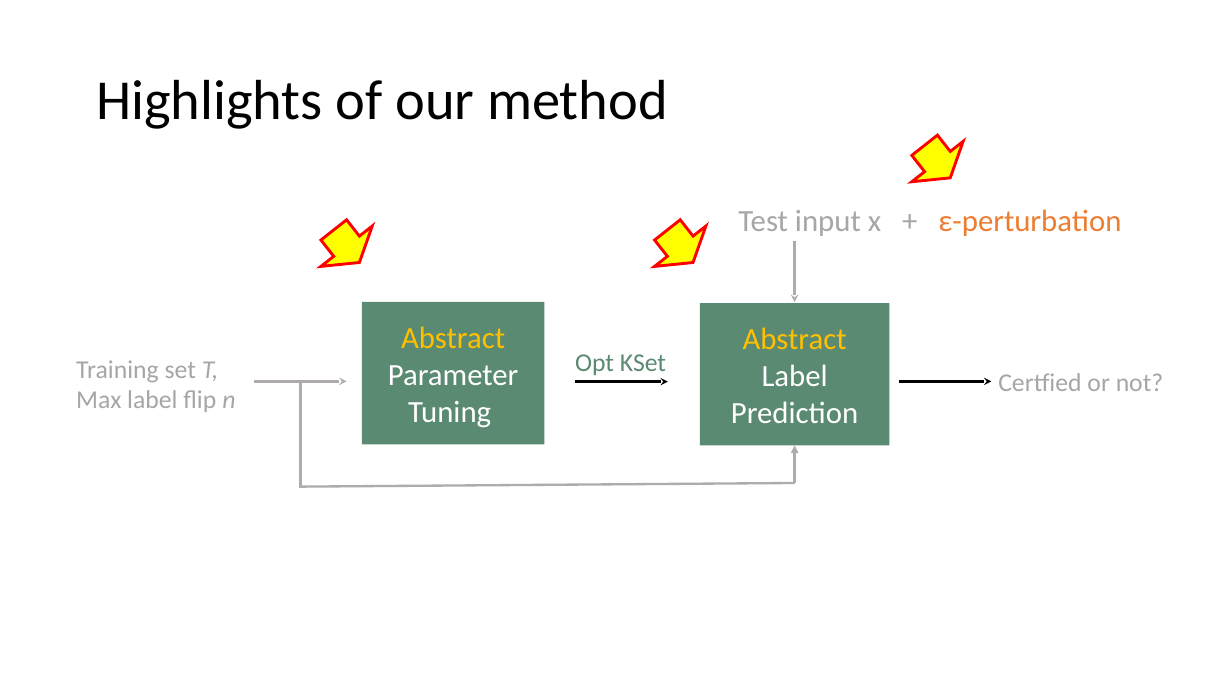
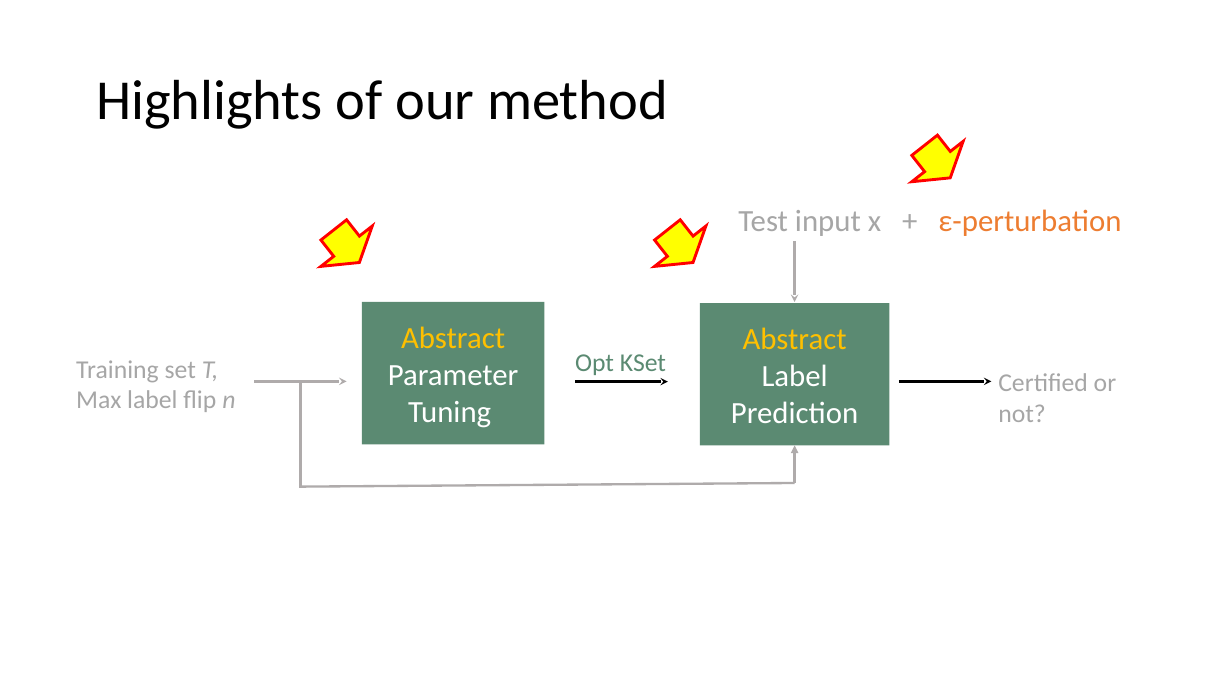
Before and after one commit to chaowang-vt/chaowang-vt.github.io, a slide deck: slide 27 of pubDOC/2023_07_CAV_KNNfair.pptx. Drawn at 1232x693 pixels with LibreOffice and Linux fonts; fonts in the diff are those of the drawing. Boxes give left, top, right and bottom in pixels: in the first picture for what was removed or moved away, otherwise in the second. Text is boxed around its words. In the diff, an @@ line names an element or a change of style, - is before the commit and + after.

```diff
--- a/pubDOC/2023_07_CAV_KNNfair.pptx
+++ b/pubDOC/2023_07_CAV_KNNfair.pptx
@@ text at (998, 373, 1116, 422): text changed @@
-Certfied or not?
+Certified or not?
```
Also in this commit, not shown: 8 other slides changed, 1 other file.
